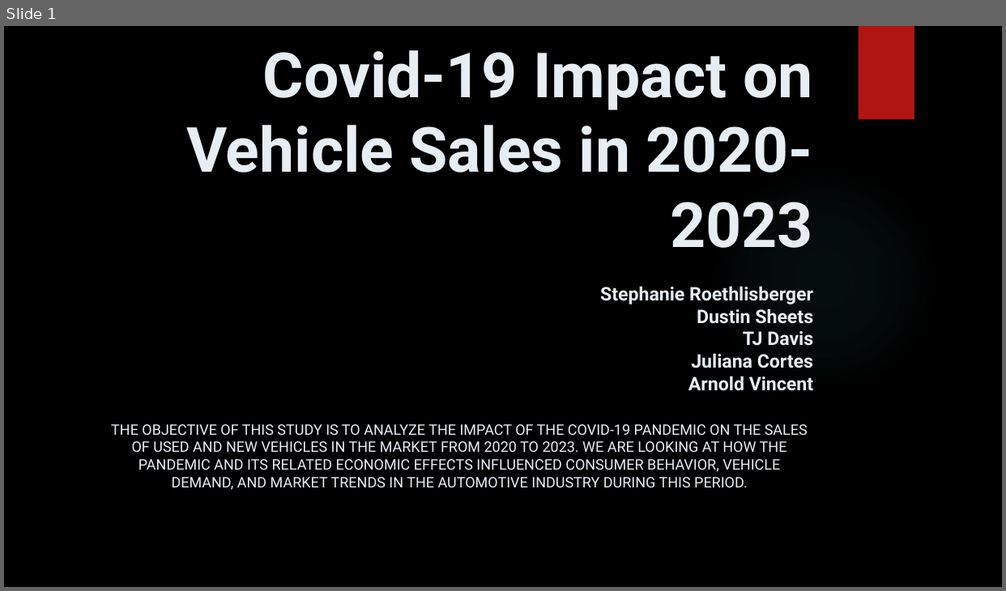
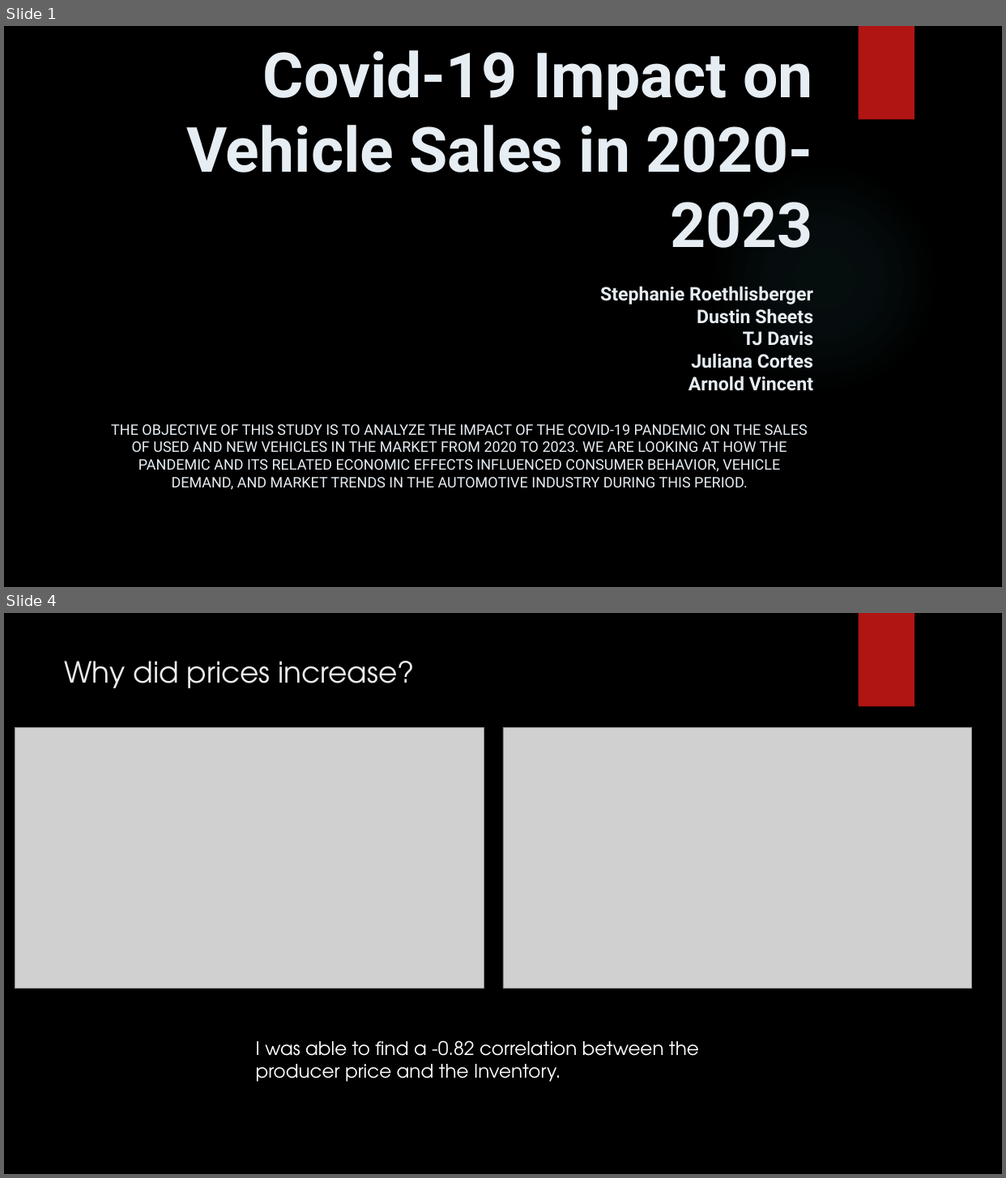
Before and after one commit to T800-101A/Impact_Vehicule_COVID-19, a slide deck: Project 1 Presentation.pptx. Shown one above the other, each under a label of ours: slide 1 before the commit, slides 1 and 4 after it; the slides between them are not shown. The pictures are 1006x591 and 1006x1178 pixels, drawn with LibreOffice and Linux fonts; fonts in the diff are those of the drawing; grey boxes stand for pictures; background and template pictures are left out. Boxes give left, top, right and bottom in pixels: in the first picture for what was removed or moved away, otherwise in the second. Text is boxed around its words. In the diff, an @@ line names an element or a change of style, - is before the commit and + after.

Commit message:
added slides to powerpoint

```diff
--- a/Project 1 Presentation.pptx
+++ b/Project 1 Presentation.pptx
@@ slide 4 added at <box>4,613,1002,1174</box>, background picture (left out); not listed: 1 template element that a slide beside it also shows @@
@@ title added at <box>65,661,415,688</box>, 28 pt, text #EBEBEB @@
+Why did prices increase?
@@ picture added at <box>15,727,484,989</box> @@
@@ picture added at <box>503,727,972,989</box> @@
@@ text added at <box>256,1041,699,1082</box>, 18 pt, text #FFFFFF @@
+I was able to find a -0.82 correlation between the producer price and the Inventory.
```
Also in this commit, not shown: 2 other slides added, 3 slides removed.
